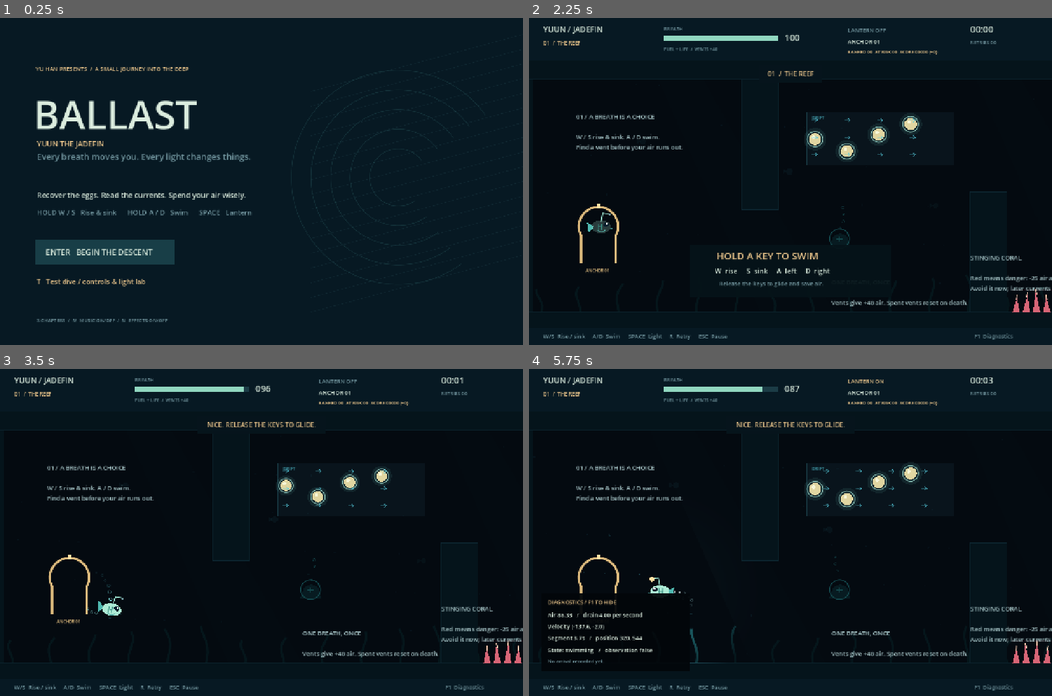
Above: before the commit, frames 1-4 (two rows, left to right).
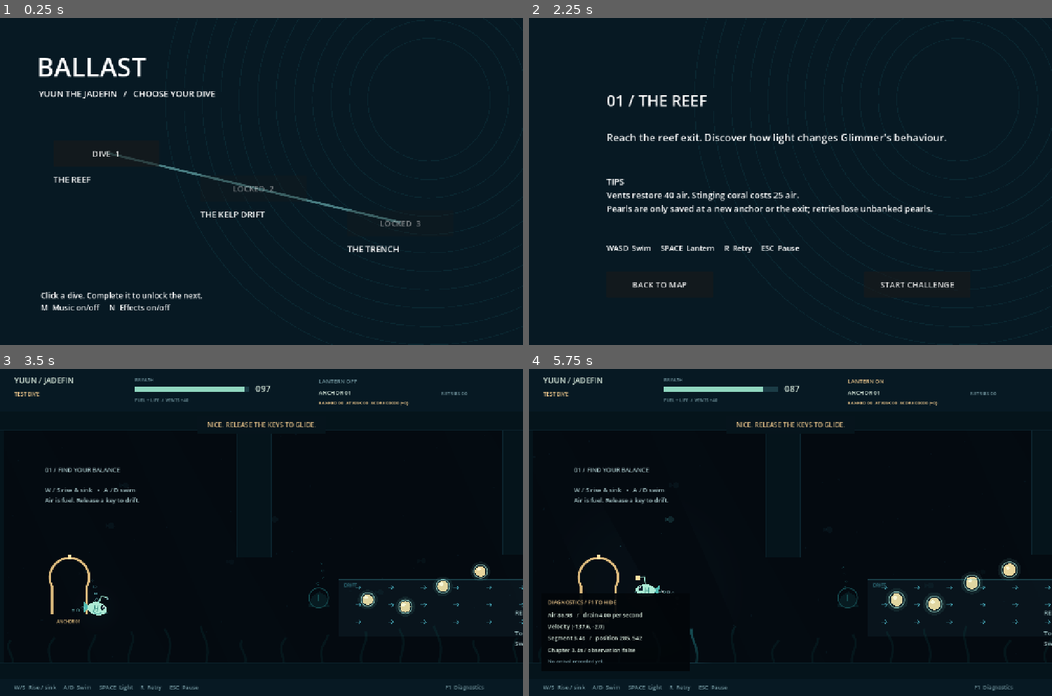
Above: after the commit, the same moments.

Repository: yhan3-ctrl/ballast
Game: Godot game, scene res://scenes/Main.tscn
The game is run twice, just before and just after one commit, with the same random seed, the same clock (stepped at 60 frames per second) and the same inputs.
Inputs (mouse positions are in pixels of both pictures, inside the frame that each line leads up to):
- Up to frame 1 (0.25 s): no input
- Up to frame 2 (2.25 s): click (633, 155) at 0.5 s, where only the run after the commit has a clickable "DIVE 1"; click (659, 286) at 1.25 s, where only the run after the commit has a clickable "BACK TO MAP"; tap A (left) at 2 s; hold D (right) from 2.03 s (still down); hold Enter (start) from 2.03 s (still down)
- Up to frame 3 (3.5 s): tap T at 2.3, 2.85 s; release D (right) at 2.78 s; release Enter (start) at 2.78 s; hold S (down) from 2.78 s (still down); tap Q at 3.05 s
- Up to frame 4 (5.75 s): release S (down) at 3.53 s; hold D (right) 3.53-4.28 s; hold Enter (start) 3.53-4.28 s; tap Q at 3.6, 5.3 s; hold W (up) 4.28-5.03 s; tap Space (lantern) at 4.35 s; tap T at 4.55 s; hold A (left) from 5.03 s (still down); hold Enter (start) from 5.03 s (still down); tap F1 (debug) at 5.65 s

The runs differ from the first frame. In frame 1, 7.3% of the frame differs, in the area x 6-92%, y 12-93%; in frame 2, 7.9%, in the area x 2-100%, y 2-99%; in frame 3, 4.0%; in frame 4, 4.5%.

Commit message:
feat: add chapter map introductions and completion flow

Diff:
--- a/project.godot
+++ b/project.godot
@@ -11,7 +11,7 @@
 [application]
 
 config/name="Ballast"
-config/version="0.5.2"
+config/version="0.6.0"
 run/main_scene="res://scenes/Main.tscn"
 config/features=PackedStringArray("4.7", "GL Compatibility")
 config/icon="res://assets/icon.svg"
@@ -28,5 +28,5 @@
 
 renderer/rendering_method="gl_compatibility"
 renderer/rendering_method.mobile="gl_compatibility"
+textures/vram_compression/import_etc2_astc=true
 environment/defaults/default_clear_color=Color(0.018, 0.039, 0.065, 1)
-textures/vram_compression/import_etc2_astc=true
--- /dev/null
+++ b/scripts/chapter_menu.gd
@@ -0,0 +1,84 @@
+extends Control
+var world
+const TITLES = ["THE REEF", "THE KELP DRIFT", "THE TRENCH"]
+const GOALS = ["Reach the reef exit. Discover how light changes Glimmer's behaviour.", "Cross the kelp. Choose between a current-assisted route and pearl detours.", "Reach the deep-water exit. Combine light, currents and careful air use."]
+const TIPS = [
+	"Vents restore 40 air. Stinging coral costs 25 air.\nPearls are only saved at a new anchor or the exit; retries lose unbanked pearls.",
+	"Glide with the current to save air; swimming against it costs more.\nLight attracts Glimmer. Darkness makes it return, but contact is still fatal.",
+	"Use light to draw Glimmer away, then turn it off before passing.\nAir also drains while idle: plan at the pause screen if you need time."
+]
+func _ready() -> void:
+	set_anchors_and_offsets_preset(Control.PRESET_FULL_RECT)
+	mouse_filter = Control.MOUSE_FILTER_IGNORE
+
+func label_at(value: String, pos: Vector2, size: Vector2, font_size: int = 22) -> void:
+	var label := Label.new()
+	label.text = value
+	label.position = pos
+	label.size = size
+	label.autowrap_mode = TextServer.AUTOWRAP_WORD_SMART
+	label.add_theme_font_size_override("font_size", font_size)
+	label.mouse_filter = Control.MOUSE_FILTER_IGNORE
+	add_child(label)
+
+func button_at(value: String, pos: Vector2, callback: Callable, locked: bool = false) -> void:
+	var button := Button.new()
+	button.text = value
+	button.position = pos
+	button.size = Vector2(260, 64)
+	button.disabled = locked
+	button.add_theme_font_size_override("font_size", 20)
+	button.pressed.connect(callback)
+	add_child(button)
+
+func refresh() -> void:
+	for child in get_children():
+		remove_child(child)
+		child.queue_free()
+	visible = world.menu or world.finished
+	queue_redraw()
+	if not visible:
+		return
+	if world.finished:
+		label_at("DIVE COMPLETE" if world.test_room else "CHAPTER %d COMPLETE" % (world.level_index + 1), Vector2(200, 170), Vector2(880, 70), 40)
+		label_at("TIME  %02d:%02d    RETRIES  %d\n\nPEARLS  %d / %d    SCORE  %d" % [int(world.elapsed) / 60, int(world.elapsed) % 60, world.deaths, world.collected_pearls, world.total_pearls, world.score], Vector2(200, 285), Vector2(880, 180), 26)
+		label_at("The next chapter is unlocked." if not world.test_room and world.level_index < 2 else "Journey complete. Replay any unlocked chapter from the map.", Vector2(200, 455), Vector2(880, 60))
+		button_at("MAP", Vector2(200, 560), world.to_menu)
+		button_at("PLAY AGAIN", Vector2(510, 560), func():
+			if world.test_room:
+				world.start_game()
+			else:
+				world.open_chapter(world.level_index))
+		if not world.test_room and world.level_index < 2:
+			button_at("NEXT CHAPTER", Vector2(820, 560), func(): world.open_chapter(world.level_index + 1))
+	elif world.intro_chapter >= 0:
+		var chapter: int = world.intro_chapter
+		label_at("%02d / %s" % [chapter + 1, TITLES[chapter]], Vector2(190, 175), Vector2(900, 65), 38)
+		label_at(GOALS[chapter], Vector2(190, 275), Vector2(880, 80), 25)
+		label_at("TIPS\n" + TIPS[chapter], Vector2(190, 385), Vector2(880, 145), 21)
+		label_at("WASD  Swim     SPACE  Lantern     R  Retry     ESC  Pause", Vector2(190, 550), Vector2(900, 35), 18)
+		button_at("BACK TO MAP", Vector2(190, 620), world.to_menu)
+		button_at("START CHALLENGE", Vector2(820, 620), func(): world.start_chapter(chapter))
+	else:
+		label_at("BALLAST", Vector2(90, 75), Vector2(800, 90), 64)
+		label_at("YUUN THE JADEFIN   /   CHOOSE YOUR DIVE", Vector2(95, 170), Vector2(950, 40), 21)
+		for i in range(3):
+			var index := i
+			var pos := Vector2(130 + i * 360, 300 + i * 85)
+			button_at(("LOCKED  " if i > world.unlocked_chapter else "DIVE  ") + str(i + 1), pos, func(): world.open_chapter(index), i > world.unlocked_chapter)
+			label_at(TITLES[i], pos + Vector2(0, 80), Vector2(290, 40), 21)
+			var best: float = world.best_times[i]
+			if best > 0:
+				label_at("BEST %02d:%02d" % [int(best) / 60, int(best) % 60], pos + Vector2(0, 118), Vector2(290, 35), 18)
+		label_at("Click a dive. Complete it to unlock the next.\nM  Music on/off     N  Effects on/off", Vector2(100, 665), Vector2(1050, 80), 19)
+		if world.save_warning:
+			label_at(world.save_warning, Vector2(100, 750), Vector2(1100, 40), 15)
+
+func _draw() -> void:
+	if not visible:
+		return
+	draw_rect(Rect2(0, 0, 1280, 800), Color("071923"))
+	for i in range(12):
+		draw_arc(Vector2(1050, 200), 150 + i * 45, 0, TAU, 100, Color(0.1, 0.35, 0.4, 0.2), 2)
+	if world.menu and world.intro_chapter < 0:
+		draw_polyline(PackedVector2Array([Vector2(260, 330), Vector2(620, 415), Vector2(980, 500)]), Color("497e83"), 5, true)
--- a/scripts/hud.gd
+++ b/scripts/hud.gd
@@ -14,23 +14,7 @@
 func _draw() -> void:
 	if not font:
 		return
-	if world.menu:
-		draw_rect(Rect2(0, 0, 1280, 800), Color("071923"))
-		for i in range(16):
-			var y: float = 180 + i * 36
-			draw_line(Vector2(760, y), Vector2(1280, y - 140), Color(0.12, 0.25, 0.29, 0.35), 1, true)
-		for i in range(5):
-			draw_arc(Vector2(975, 390), 70 + i * 48, PI * 0.3, PI * 1.8, 80, Color(0.28, 0.6, 0.6, 0.17), 1.5, true)
-		text(Vector2(88, 130), "YU HAN PRESENTS  /  A SMALL JOURNEY INTO THE DEEP", 14, GOLD)
-		text(Vector2(82, 272), "BALLAST", 96)
-		text(Vector2(90, 315), "YUUN THE JADEFIN", 18, GOLD)
-		text(Vector2(90, 347), "Every breath moves you. Every light changes things.", 21, MUTED)
-		text(Vector2(90, 440), "Recover the eggs. Read the currents. Spend your air wisely.", 18)
-		text(Vector2(90, 482), "HOLD W / S   Rise & sink      HOLD A / D   Swim      SPACE   Lantern", 17, MUTED)
-		draw_rect(Rect2(88, 541, 340, 61), Color("183e47"))
-		text(Vector2(112, 580), "ENTER   BEGIN THE DESCENT", 19)
-		text(Vector2(90, 651), "T   Test dive / controls & light lab", 17, GOLD)
-		text(Vector2(90, 744), "3 CHAPTERS  /  M  MUSIC ON/OFF  /  N  EFFECTS ON/OFF", 12, MUTED)
+	if world.menu or world.finished:
 		return
 	if not is_instance_valid(world.player):
 		return
@@ -46,7 +30,6 @@
 	text(Vector2(330, 80), "LOW AIR  /  SEEK A VENT" if p.air < 25 else "FUEL + LIFE  /  VENTS +40", 11, GOLD if p.air < 25 else MUTED)
 	text(Vector2(780, 35), "LANTERN " + ("ON" if p.lantern_on else "OFF"), 14, GOLD if p.lantern_on else MUTED)
 	text(Vector2(780, 63), "ANCHOR %02d" % (world.active_checkpoint + 1), 14)
-	text(Vector2(1080, 36), "%02d:%02d" % [int(world.elapsed) / 60, int(world.elapsed) % 60], 22)
 	text(Vector2(1080, 64), "RETRIES %02d" % world.deaths, 12, MUTED)
 	text(Vector2(780, 87), "BANKED %02d  AT RISK %02d  SCORE %05d (+%d)" % [world.collected_pearls, world.pending_pearls.size(), world.score, world.pending_score], 11, GOLD)
 	draw_rect(Rect2(0, 758, 1280, 42), Color("071923"))
@@ -80,7 +63,7 @@
 		text(Vector2(46, 607), "Air %.2f   /   drain %.2f per second" % [p.air, p.drain_rate], 14)
 		text(Vector2(46, 635), "Velocity (%+.1f, %+.1f)" % [p.velocity.x, p.velocity.y], 14)
 		text(Vector2(46, 663), "Segment %.1fs   /   position %.0f, %.0f" % [world.segment_time, p.position.x, p.position.y], 14)
-		text(Vector2(46, 693), "State: %s   /   observation %s" % ["drowning" if p.dying else "swimming", world.observation_complete], 14)
+		text(Vector2(46, 693), "Chapter %.1fs / observation %s" % [world.elapsed, world.observation_complete], 14)
 		text(Vector2(46, 719), ("Last arrival: %.1f air / %.1fs" % [world.last_arrival.air, world.last_arrival.seconds]) if not world.last_arrival.is_empty() else "No arrival recorded yet.", 12, MUTED)
 	if world.paused:
 		draw_rect(Rect2(0, 104, 1280, 654), Color("071923"))
@@ -89,12 +72,3 @@
 		text(Vector2(478, 477), "ESC  Resume     Q  Main menu", 18, GOLD)
 		text(Vector2(400, 530), "WASD  Swim   SPACE  Lantern   R  Retry", 18)
 		text(Vector2(400, 570), "M  Music: %s    N  Effects: %s" % ["OFF" if world.music_muted else "ON", "OFF" if world.effects_muted else "ON"], 18, GOLD)
-	if world.finished:
-		draw_rect(Rect2(0, 104, 1280, 654), Color("071923"))
-		text(Vector2(120, 248), "TEST DIVE COMPLETE" if world.test_room else "A LITTLE LIGHT, RETURNED.", 45)
-		text(Vector2(123, 310), "Yuun brought the eggs home. The next dive can be wiser.", 22, MUTED)
-		text(Vector2(123, 388), "TIME  %02d:%02d       RETRIES  %d" % [int(world.elapsed) / 60, int(world.elapsed) % 60, world.deaths], 24, GOLD)
-		text(Vector2(123, 430), "PEARLS  %d / %d       SCORE  %05d       BEST CHAIN  x%d" % [world.collected_pearls, world.total_pearls, world.score, world.best_combo], 21)
-		var rank := "DEEP-SEA NATURAL" if world.collected_pearls >= world.total_pearls and world.deaths == 0 else ("CURRENT READER" if world.collected_pearls >= int(world.total_pearls * 0.7) else "BRAVE BEGINNER")
-		text(Vector2(123, 485), "DIVE RANK  /  " + rank, 21, GOLD)
-		text(Vector2(123, 550), "ENTER  New journey     T  Test dive", 20)
--- a/scripts/world.gd
+++ b/scripts/world.gd
@@ -7,6 +7,7 @@
 const Glimmer = preload("res://scripts/glimmer.gd")
 const Pearl = preload("res://scripts/pearl.gd")
 const Hazard = preload("res://scripts/hazard.gd")
+const ChapterMenu = preload("res://scripts/chapter_menu.gd")
 const HUD = preload("res://scripts/hud.gd")
 @export var test_room: bool = false
 var player
@@ -52,6 +53,13 @@
 var music_muted: bool = false
 var effects_muted: bool = false
 var exit_settled: bool = false
+var chapter_menu
+var intro_chapter: int = -1
+var unlocked_chapter: int = 0
+var best_times: Array = [0.0, 0.0, 0.0]
+var save_warning: String = ""
+var save_enabled: bool = true
+var save_path_override: String = ""
 var score: int = 0
 var collected_pearls: int = 0
 var total_pearls: int = 0
@@ -92,6 +100,12 @@
 	hud = HUD.new()
 	hud.world = self
 	layer.add_child(hud)
+	save_enabled = DisplayServer.get_name() != "headless"
+	load_progress()
+	chapter_menu = ChapterMenu.new()
+	chapter_menu.world = self
+	layer.add_child(chapter_menu)
+	chapter_menu.refresh()
 	if test_room or "--test-room" in OS.get_cmdline_user_args():
 		test_room = true
 		start_game()
@@ -117,9 +131,15 @@
 	if event is InputEventKey and event.physical_keycode == KEY_N:
 		effects_muted = not effects_muted
 	if menu or finished:
-		if event.is_action_pressed("start"):
-			test_room = false
-			start_game()
+		if event.is_action_pressed("pause"):
+			to_menu()
+		elif event.is_action_pressed("start"):
+			if intro_chapter >= 0:
+				start_chapter(intro_chapter)
+			elif finished:
+				to_menu()
+			else:
+				open_chapter(unlocked_chapter)
 		elif event is InputEventKey and event.physical_keycode == KEY_T:
 			test_room = true
 			start_game()
@@ -136,7 +156,51 @@
 	elif event.is_action_pressed("restart"):
 		request_respawn("Manual restart")
 
-func start_game() -> void:
+func progress_path() -> String:
+	if not save_path_override.is_empty():
+		return save_path_override
+	return "res://saves/progress.cfg" if OS.has_feature("editor") else "user://progress.cfg"
+
+func load_progress() -> void:
+	if not save_enabled:
+		return
+	var config := ConfigFile.new()
+	if config.load(progress_path()) != OK:
+		return
+	unlocked_chapter = clampi(int(config.get_value("progress", "unlocked", 0)), 0, 2)
+	for i in range(3):
+		var value = config.get_value("times", str(i), 0.0)
+		if (value is float or value is int) and is_finite(float(value)) and float(value) > 0:
+			best_times[i] = float(value)
+
+func save_progress() -> void:
+	if not save_enabled:
+		return
+	var path := progress_path()
+	DirAccess.make_dir_recursive_absolute(ProjectSettings.globalize_path(path.get_base_dir()))
+	var config := ConfigFile.new()
+	config.set_value("progress", "unlocked", unlocked_chapter)
+	for i in range(3):
+		config.set_value("times", str(i), best_times[i])
+	if config.save(path) != OK:
+		save_warning = "Progress could not be saved; this session remains playable."
+
+func open_chapter(index: int) -> bool:
+	if index < 0 or index > unlocked_chapter or index > 2:
+		return false
+	to_menu()
+	intro_chapter = index
+	chapter_menu.refresh()
+	return true
+
+func start_chapter(index: int) -> bool:
+	if index < 0 or index > unlocked_chapter or index > 2:
+		return false
+	test_room = false
+	start_game(index)
+	return true
+
+func start_game(chapter: int = 0) -> void:
 	set_paused(false)
 	menu = false
 	finished = false
@@ -152,13 +216,17 @@
 	combo = 0
 	best_combo = 0
 	combo_left = 0.0
-	level_index = 0
+	level_index = chapter
+	intro_chapter = -1
+	respawn_pending = false
+	fx_particles.clear()
 	level_times.clear()
 	segment_records.clear()
 	last_arrival = {}
 	level_started_at = 0.0
 	build_level()
 	running = true
+	chapter_menu.refresh()
 
 func set_paused(value: bool) -> void:
 	paused = value
@@ -168,9 +236,15 @@
 	set_paused(false)
 	running = false
 	menu = true
+	finished = false
+	intro_chapter = -1
 	if is_instance_valid(world_layer):
+		remove_child(world_layer)
 		world_layer.queue_free()
+		world_layer = null
 	player = null
+	if chapter_menu:
+		chapter_menu.refresh()
 
 func build_level() -> void:
 	exit_settled = false
@@ -212,7 +286,7 @@
 	spawn_point = checkpoints[0].position
 	player.reset_at(spawn_point)
 	tutorial_origin = spawn_point
-	tutorial_active = true
+	tutorial_active = test_room
 	player.drowned.connect(func(): request_respawn(player.death_reason))
 	player.lantern_changed.connect(func(_lit): play_sound("toggle"))
 	checkpoints[0].activated = true
@@ -522,14 +596,16 @@
 		settle_segment("exit")
 		level_times.append(elapsed - level_started_at)
 		play_sound("complete")
-		if test_room or level_index >= 2:
-			finished = true
-			running = false
-			player.controlled = false
-			world_layer.process_mode = Node.PROCESS_MODE_DISABLED
-		else:
-			level_index += 1
-			call_deferred("build_level")
+		finished = true
+		running = false
+		player.controlled = false
+		world_layer.process_mode = Node.PROCESS_MODE_DISABLED
+		if not test_room:
+			unlocked_chapter = maxi(unlocked_chapter, mini(level_index + 1, 2))
+			if best_times[level_index] <= 0 or elapsed < best_times[level_index]:
+				best_times[level_index] = elapsed
+			save_progress()
+		chapter_menu.refresh()
 
 func _process(delta: float) -> void:
 	if not paused:
--- a/tests/test_runner.gd
+++ b/tests/test_runner.gd
@@ -207,6 +207,49 @@
 			if not creature.get_world_2d().direct_space_state.intersect_shape(query).is_empty():
 				clear_homes = false
 		check(clear_homes, "chapter %d Glimmer homes do not overlap walls" % (level + 1))
+	world.to_menu()
+	world.unlocked_chapter = 0
+	check(not world.open_chapter(1), "locked chapter cannot open its introduction")
+	check(not world.start_chapter(2), "locked chapter cannot launch through API")
+	check(world.open_chapter(0), "unlocked chapter opens introduction")
+	var intro_time: float = world.elapsed
+	world._physics_process(10.0)
+	check(near(world.elapsed, intro_time) and world.player == null, "introduction consumes no time or air")
+	world.start_chapter(0)
+	check(world.level_index == 0 and near(world.elapsed, 0.0), "challenge starts its own fresh timer")
+	world.elapsed = 45.0
+	world.respawn()
+	check(near(world.elapsed, 45.0), "checkpoint retry retains chapter elapsed time")
+	world.observation_complete = true
+	world.player.position = world.exit_point
+	world._physics_process(0.0)
+	check(world.finished and world.level_index == 0 and not world.running, "chapter exit waits at settlement instead of auto-advancing")
+	check(world.unlocked_chapter == 1 and near(world.best_times[0], 45.0), "first completion unlocks next chapter and records time")
+	world._physics_process(12.0)
+	check(near(world.elapsed, 45.0), "settlement freezes chapter time")
+	world.open_chapter(0)
+	world.start_chapter(0)
+	check(world.score == 0 and world.deaths == 0 and near(world.elapsed, 0.0), "whole-chapter replay resets attempt statistics")
+	world.elapsed = 60.0
+	world.observation_complete = true
+	world.player.position = world.exit_point
+	world._physics_process(0.0)
+	check(near(world.best_times[0], 45.0), "slower replay preserves personal best")
+	world.open_chapter(1)
+	world.start_chapter(1)
+	world.elapsed = 52.0
+	world.player.position = world.exit_point
+	world._physics_process(0.0)
+	check(world.unlocked_chapter == 2 and near(world.best_times[1], 52.0), "chapter two completion unlocks chapter three")
+	world.save_path_override = "res://logs/test-progress.cfg"
+	world.save_enabled = true
+	world.save_progress()
+	world.unlocked_chapter = 0
+	world.best_times = [0.0, 0.0, 0.0]
+	world.load_progress()
+	check(world.unlocked_chapter == 2 and near(world.best_times[0], 45.0), "progress survives save/load using isolated test file")
+	world.save_enabled = false
+	DirAccess.remove_absolute(ProjectSettings.globalize_path(world.save_path_override))
 	print("RESULT: %d checks, %d failures" % [checks, failures])
 	world.free()
 	quit(1 if failures else 0)
--- /dev/null
+++ b/tools/capture_map.gd
@@ -0,0 +1,19 @@
+extends SceneTree
+func _initialize() -> void:
+	call_deferred("capture")
+func capture() -> void:
+	var world = load("res://scripts/world.gd").new()
+	root.add_child(world)
+	world.save_enabled = false
+	world.unlocked_chapter = 0
+	world.best_times = [0.0, 0.0, 0.0]
+	world.chapter_menu.refresh()
+	await process_frame
+	await process_frame
+	await RenderingServer.frame_post_draw
+	root.get_texture().get_image().save_png("res://captures/chapter-map.png")
+	world.open_chapter(0)
+	await process_frame
+	await RenderingServer.frame_post_draw
+	root.get_texture().get_image().save_png("res://captures/chapter-intro.png")
+	quit()
Not shown, changed: export_presets.cfg
Not shown, added: scripts/chapter_menu.gd.uid
Not shown, changed: .gitignore
Not shown, changed: GDD.md
Not shown, changed: PLAYTEST.md
Not shown, changed: README.md
